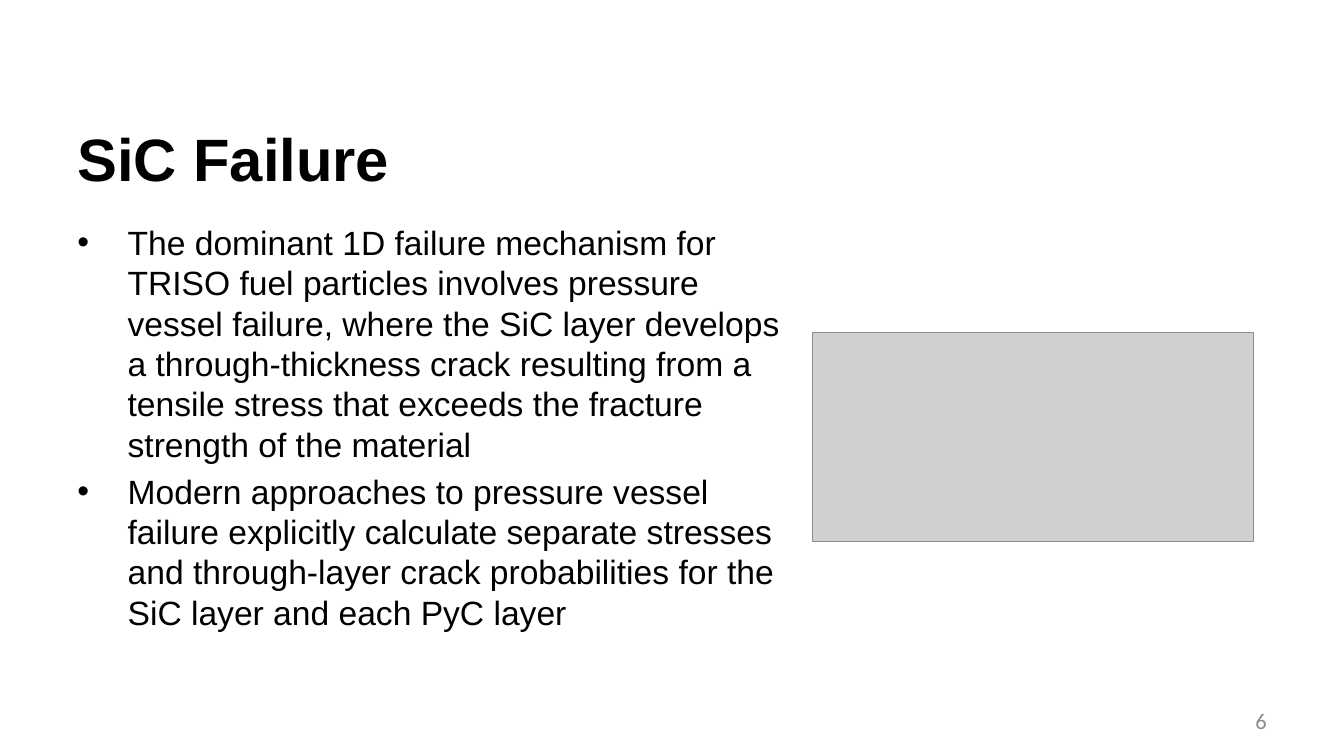
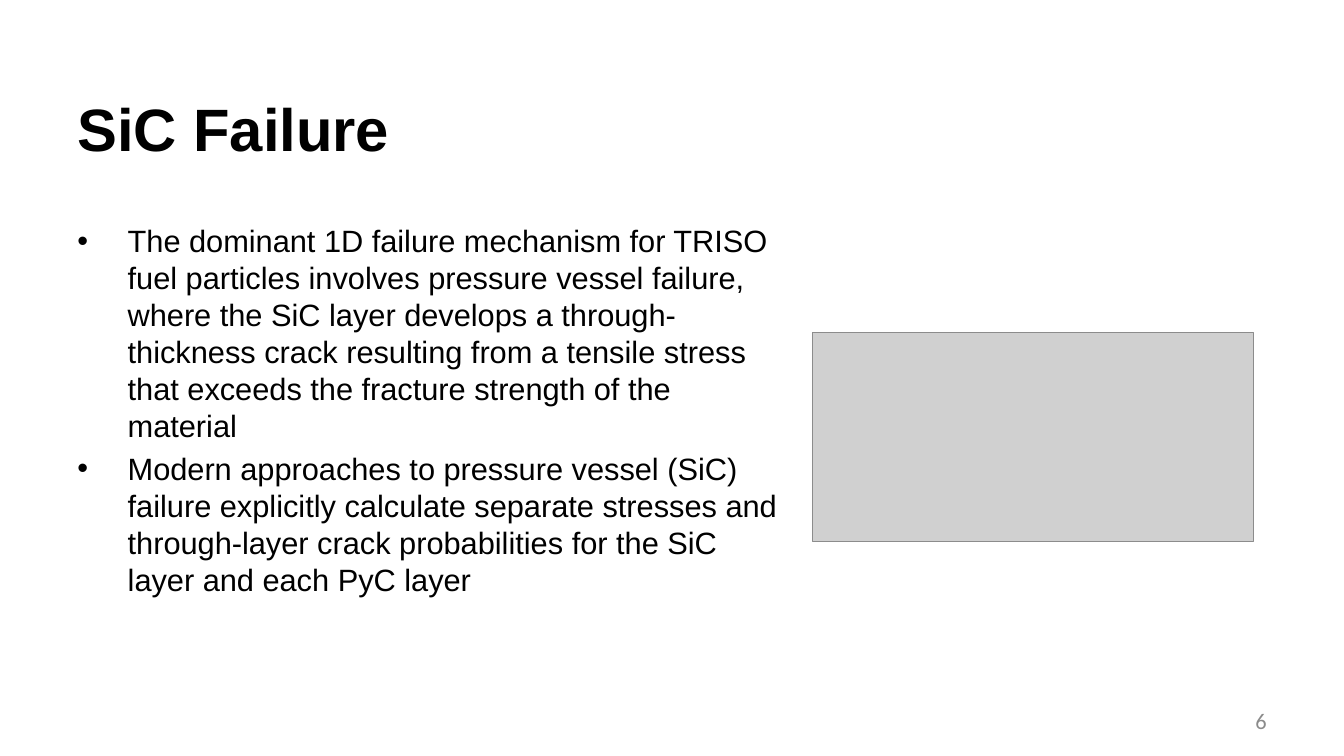
Before and after one commit to benbeeler/TEACHING, a slide deck: slide 6 of Advanced Reactor Materials/Fall2026/Lec6_TRISO.pptx. Drawn at 1344x756 pixels with LibreOffice and Linux fonts; fonts in the diff are those of the drawing; grey boxes stand for pictures; background and template pictures are left out. Boxes give left, top, right and bottom in pixels: in the first picture for what was removed or moved away, otherwise in the second. Text is boxed around its words. In the diff, an @@ line names an element or a change of style, - is before the commit and + after.

```diff
--- a/Advanced Reactor Materials/Fall2026/Lec6_TRISO.pptx
+++ b/Advanced Reactor Materials/Fall2026/Lec6_TRISO.pptx
@@ title "SiC Failure": place and size @@
-title "SiC Failure" at <box>77,137,389,182</box>
+title "SiC Failure" at <box>77,107,389,152</box>
@@ text at <box>128,229,767,438</box>: size 24 to 22 pt in "The dominant 1D failure mechanism for TRISO ..." @@
@@ text at <box>128,457,777,597</box>: text changed; size 24 to 22 pt @@
-• Modern approaches to pressure vessel failure explicitly calculate separate stresses and through-layer crack probabilities for the SiC layer and each PyC layer
+• Modern approaches to pressure vessel (SiC) failure explicitly calculate separate stresses and through-layer crack probabilities for the SiC layer and each PyC layer
```
Also in this commit, not shown: 15 other slides changed, 5 slides added, 13 slides removed, 4 other files.
